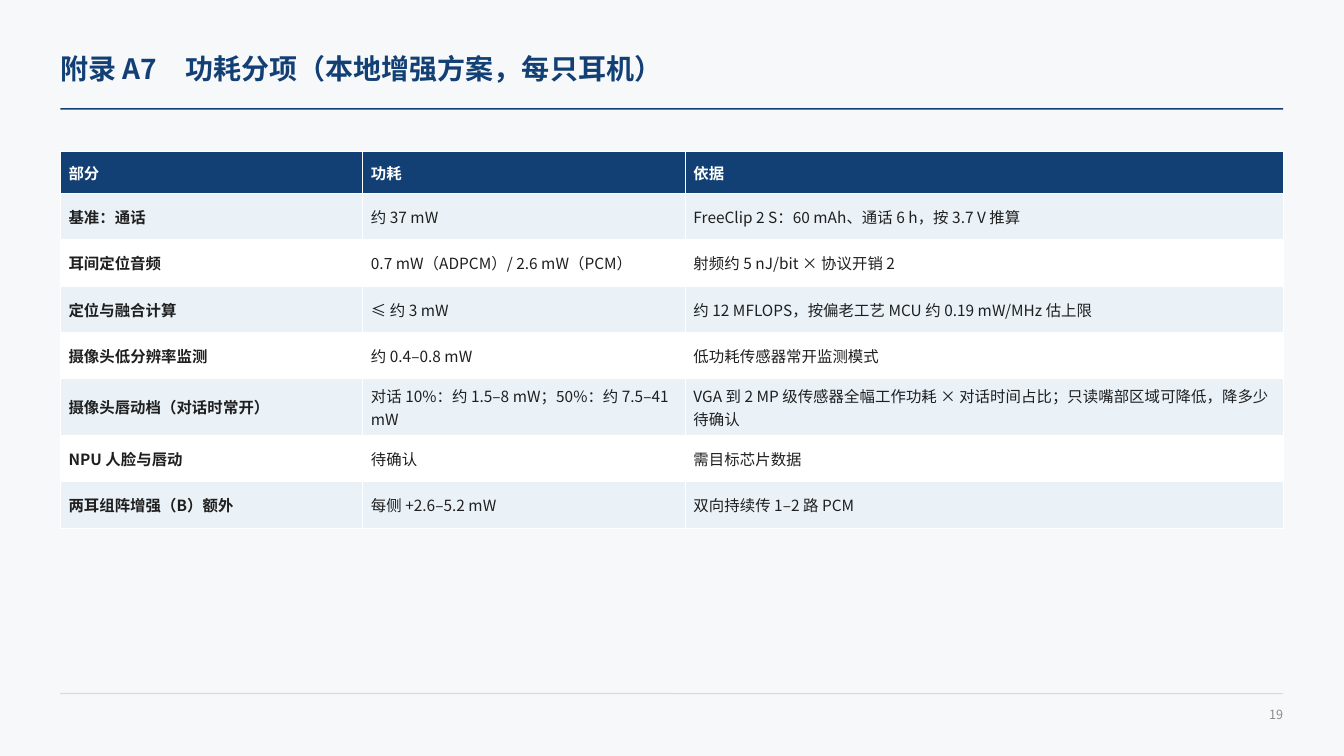
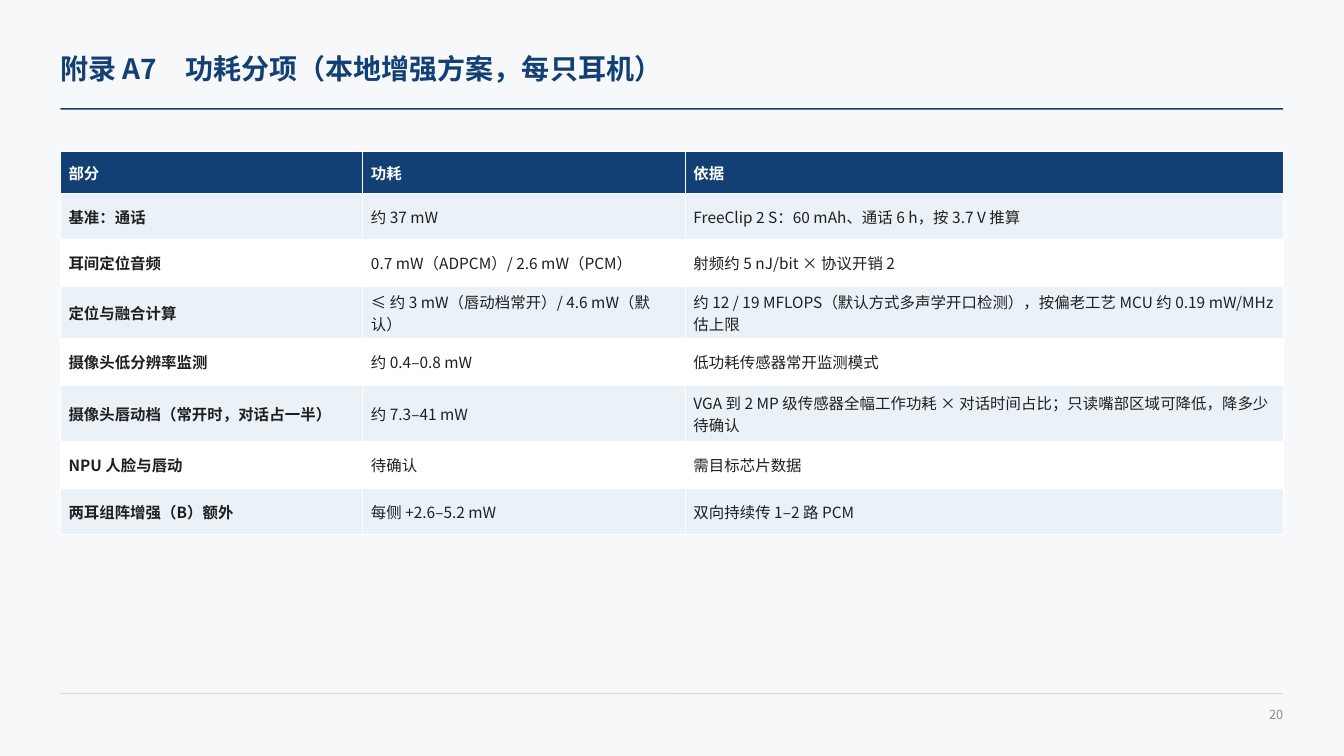
Before and after one commit to ZeroFoxxi/ssl-scene1, a slide deck: slide 20 of 02_耳机声源定位/耳机摄像头听觉辅助_整体设计方案.pptx (slide 19 before the commit). Drawn at 1344x756 pixels with LibreOffice and Linux fonts; fonts in the diff are those of the drawing. Boxes give left, top, right and bottom in pixels: in the first picture for what was removed or moved away, otherwise in the second. Text is boxed around its words. In the diff, an @@ line names an element or a change of style, - is before the commit and + after.

```diff
--- a/02_耳机声源定位/耳机摄像头听觉辅助_整体设计方案.pptx
+++ b/02_耳机声源定位/耳机摄像头听觉辅助_整体设计方案.pptx
@@ table at <box>60,151,1284,524</box> @@
-row 4, column 2: ≤ 约 3 mW
+row 4, column 2: ≤ 约 3 mW（唇动档常开）/ 4.6 mW（默认）
-row 4, column 3: 约 12 MFLOPS，按偏老工艺 MCU 约 0.19 mW/MHz 估上限
+row 4, column 3: 约 12 / 19 MFLOPS（默认方式多声学开口检测），按偏老工艺 MCU 约 0.19 mW/MHz 估上限
-row 6, column 1: 摄像头唇动档（对话时常开）
+row 6, column 1: 摄像头唇动档（常开时，对话占一半）
-row 6, column 2: 对话 10%：约 1.5–8 mW；50%：约 7.5–41 mW
+row 6, column 2: 约 7.3–41 mW
@@ text at <box>1269,710,1283,719</box>: text changed @@
-19
+20
```
Also in this commit, not shown: 21 other slides changed, 1 slide added, 8 other files.
